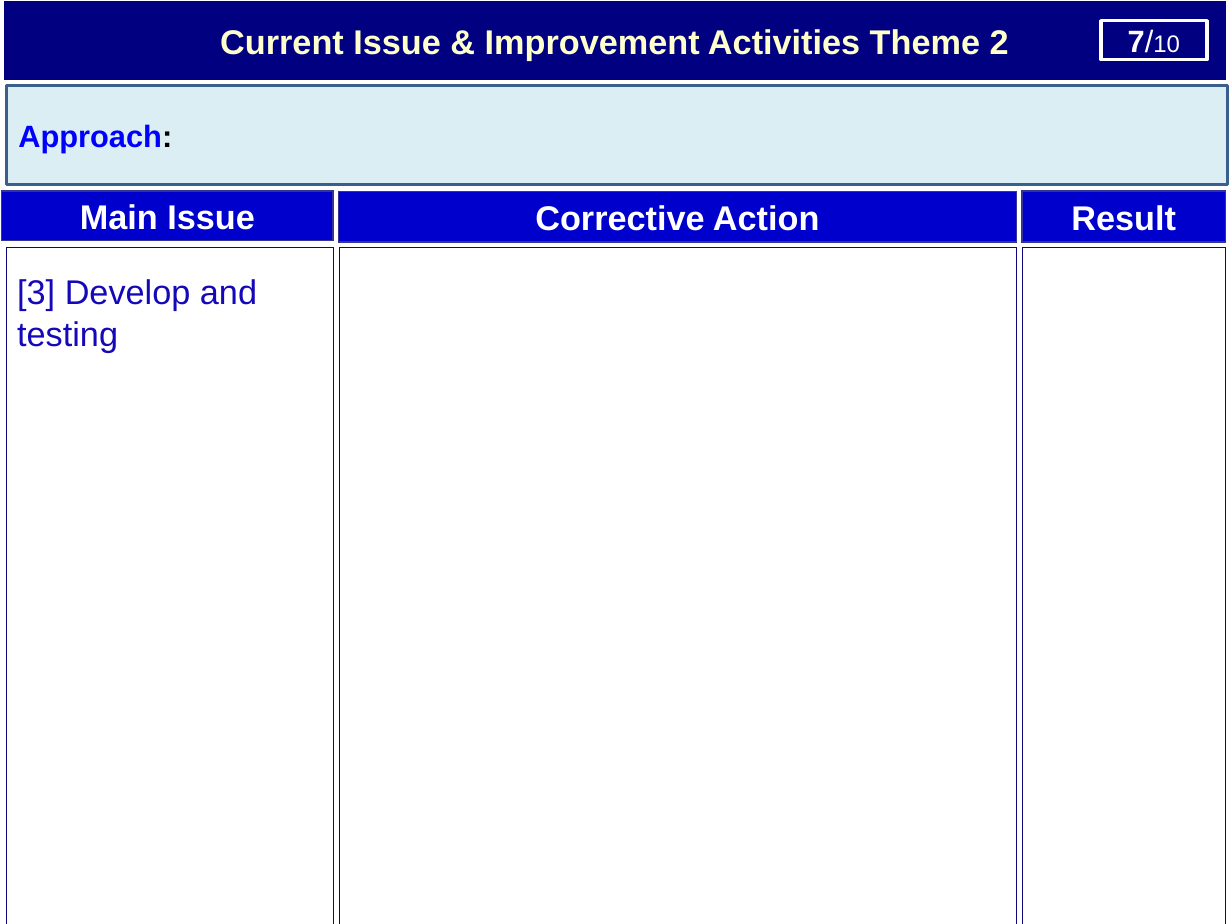
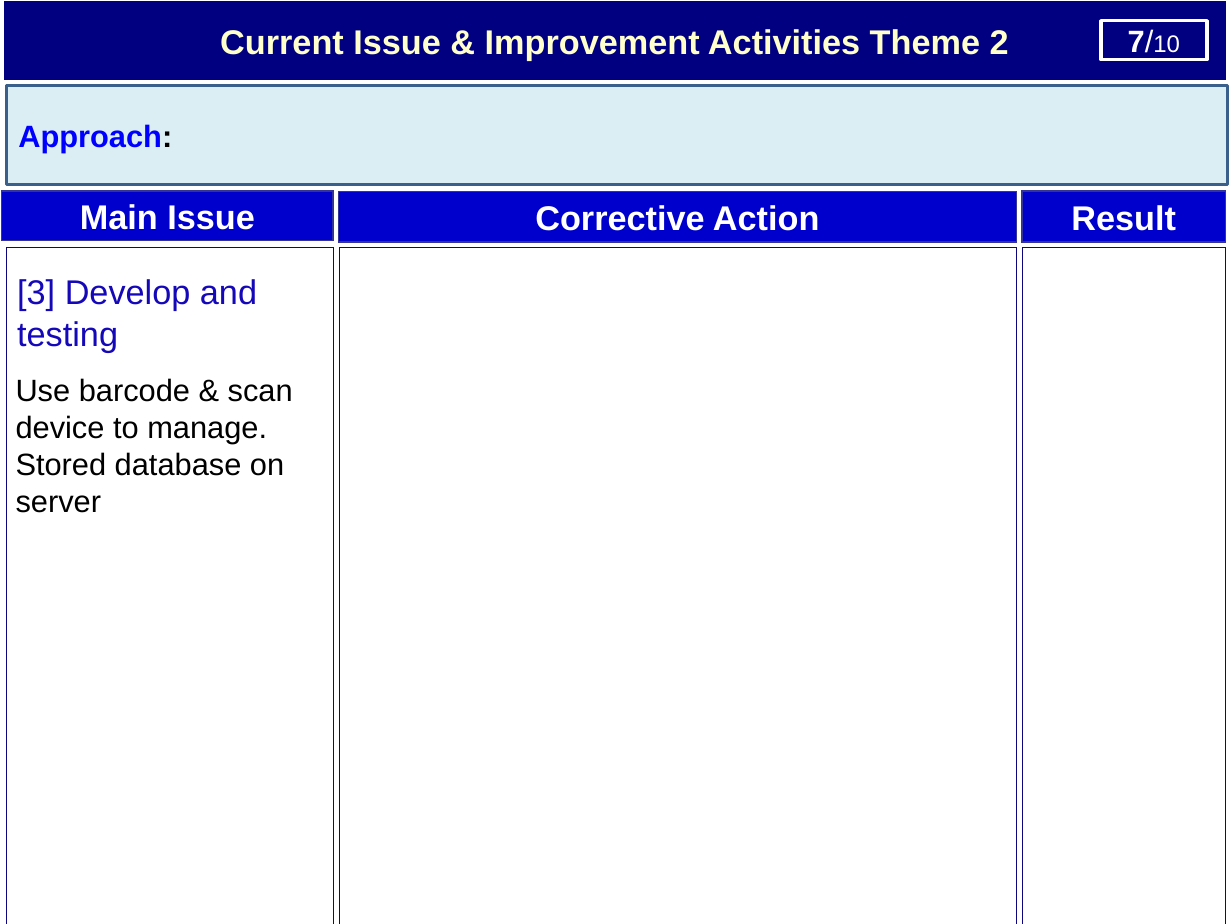
Before and after one commit to thietbicongnghevietnam/ReportPSNV, a slide deck: slide 8 of Report_test.pptx. Drawn at 1232x924 pixels with LibreOffice and Linux fonts; fonts in the diff are those of the drawing. Boxes give left, top, right and bottom in pixels: in the first picture for what was removed or moved away, otherwise in the second. Text is boxed around its words. In the diff, an @@ line names an element or a change of style, - is before the commit and + after.

```diff
--- a/Report_test.pptx
+++ b/Report_test.pptx
@@ text added at (x1=16, y1=378, x2=293, y2=513), 18 pt, text #000000 @@
+Use barcode & scan device to manage.
+Stored database on server
```
Also in this commit, not shown: 2 other slides changed.
